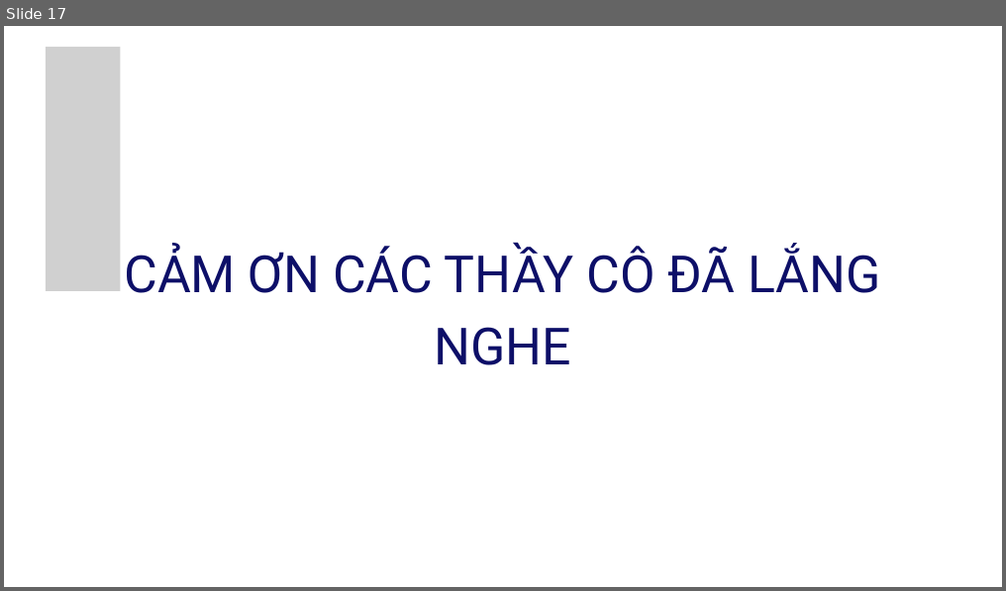
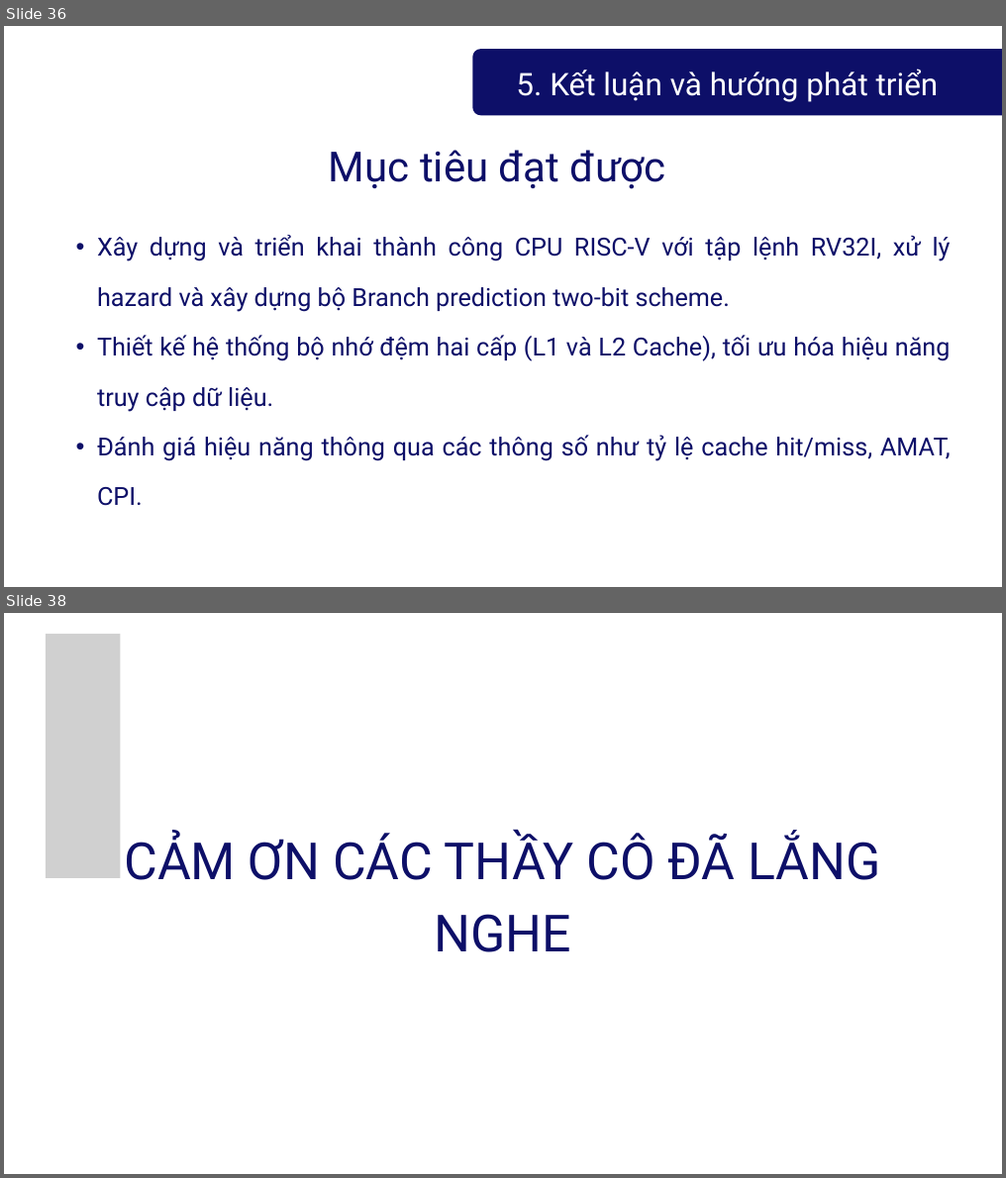
Before and after one commit to Stork1323/riscv_cache, a slide deck: Documents/Presentation for Project 2.pptx. Shown one above the other, each under a label of ours: slide 17 before the commit, slides 36 and 38 after it; the slides between them are not shown. The pictures are 1006x591 and 1006x1178 pixels, drawn with LibreOffice and Linux fonts; fonts in the diff are those of the drawing; grey boxes stand for pictures. Boxes give left, top, right and bottom in pixels: in the first picture for what was removed or moved away, otherwise in the second. Text is boxed around its words. In the diff, an @@ line names an element or a change of style, - is before the commit and + after.

Commit message:
updated

```diff
--- a/Documents/Presentation for Project 2.pptx
+++ b/Documents/Presentation for Project 2.pptx
@@ slide 36 added at bbox=[4, 26, 1002, 587], background #FFFFFF @@
@@ freeform shape added at bbox=[472, 49, 1002, 115], fill #0D0F68 @@
@@ text added at bbox=[516, 69, 939, 102], 45 pt, text #FFFFFF @@
+5. Kết luận và hướng phát triển
@@ text added at bbox=[329, 150, 666, 189], 60 pt, text #0D0F68 @@
+Mục tiêu đạt được
@@ text added at bbox=[97, 235, 950, 506], 36 pt, text #0D0F68 @@
+  • Xây dựng và triển khai thành công CPU RISC-V với tập lệnh RV32I, xử lý hazard và xây dựng bộ Branch prediction two-bit scheme.
+  • Thiết kế hệ thống bộ nhớ đệm hai cấp (L1 và L2 Cache), tối ưu hóa hiệu năng truy cập dữ liệu.
+  • Đánh giá hiệu năng thông qua các thông số như tỷ lệ cache hit/miss, AMAT, CPI.
@@ what was slide 17 is now slide 38 @@
```
Also in this commit, not shown: 23 other slides added.
